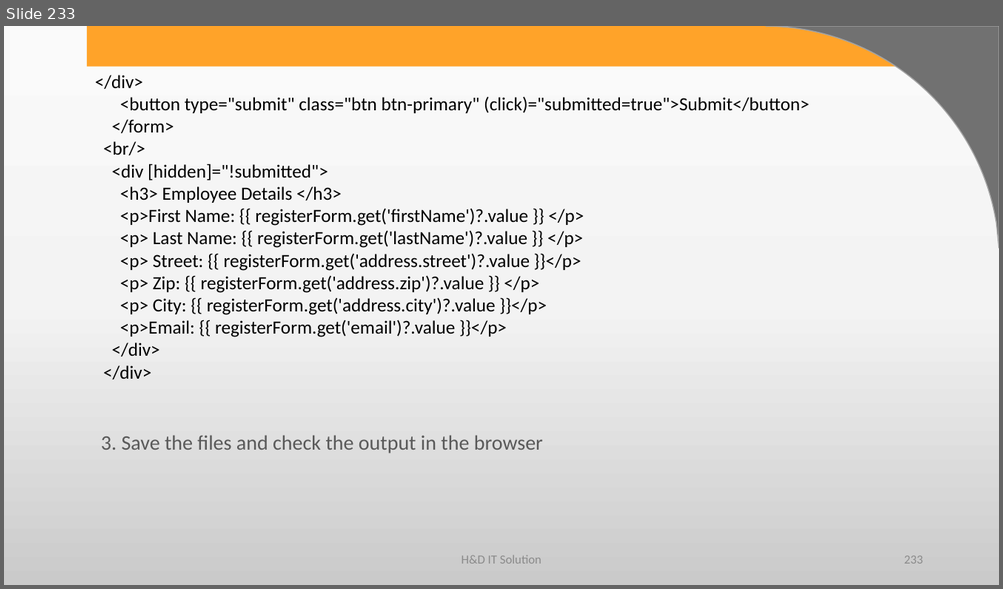
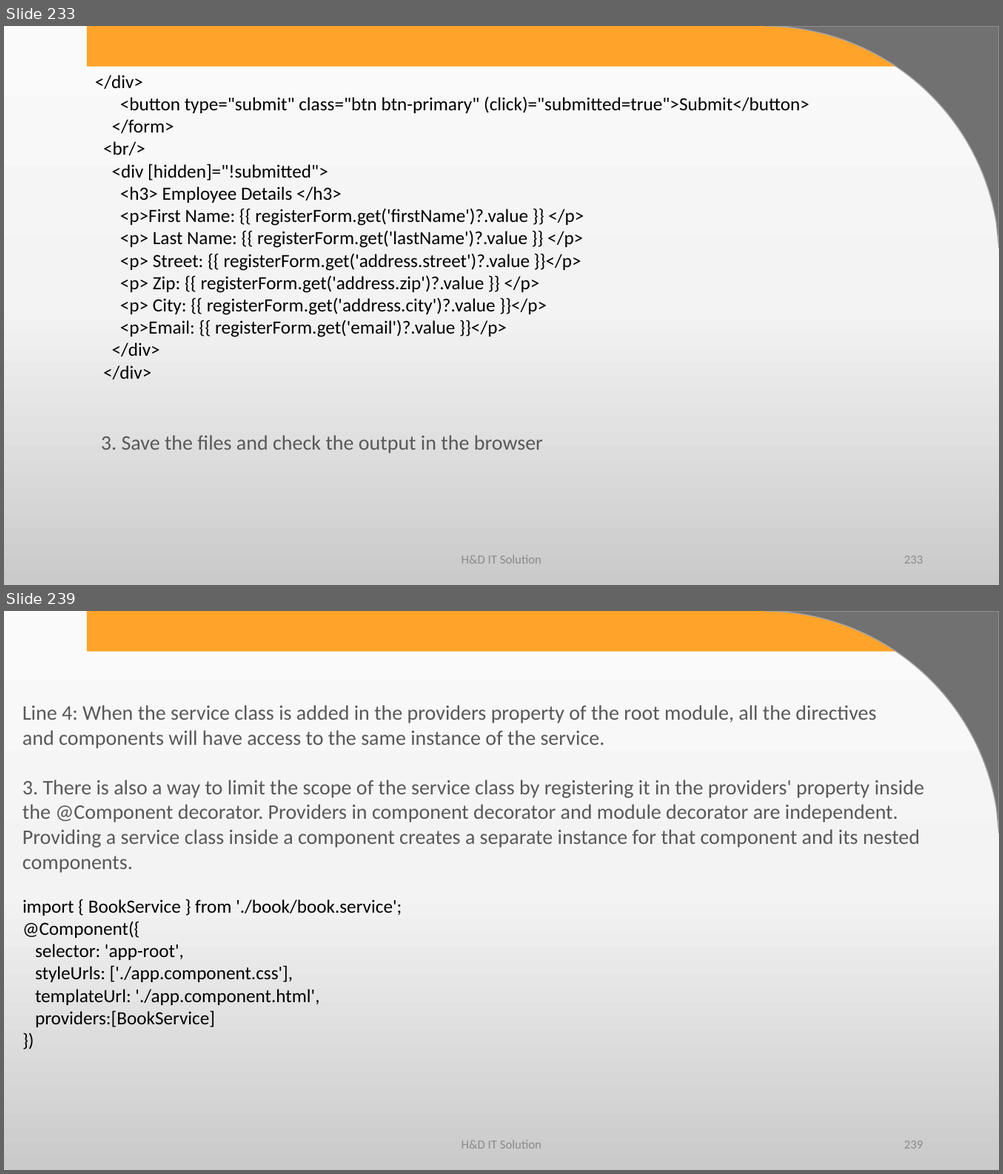
Before and after one commit to harshadasawant/forms, a slide deck: ppt/ANGULAR.pptx. Shown one above the other, each under a label of ours: slide 233 before the commit, slides 233 and 239 after it; the slides between them are not shown. The pictures are 1003x589 and 1003x1174 pixels, drawn with LibreOffice and Linux fonts; fonts in the diff are those of the drawing; background and template pictures are left out. Boxes give left, top, right and bottom in pixels: in the first picture for what was removed or moved away, otherwise in the second. Text is boxed around its words. In the diff, an @@ line names an element or a change of style, - is before the commit and + after.

Commit message:
added service

```diff
--- a/ppt/ANGULAR.pptx
+++ b/ppt/ANGULAR.pptx
@@ slide 239 added at (4, 611, 999, 1170), background gradient #FBFBFB to #F4F4F4 to #CBCBCB; not listed: 2 template elements that a slide beside it also shows @@
@@ text added at (22, 705, 924, 873), 20 pt, text #595959 @@
+Line 4: When the service class is added in the providers property of the root module, all the directives and components will have access to the same instance of the service.
+3. There is also a way to limit the scope of the service class by registering it in the providers' property inside the @Component decorator. Providers in component decorator and module decorator are independent. Providing a service class inside a component creates a separate instance for that component and its nested components.
@@ text added at (22, 900, 401, 1028), 18 pt, text #000000 @@
+import { BookService } from './book/book.service';
+@Component({
+selector: 'app-root',
+styleUrls: ['./app.component.css'],
+templateUrl: './app.component.html',
+providers:[BookService]
+})
@@ text added at (461, 1141, 541, 1149), 12 pt, text #8C8C8C @@
+H&D IT Solution
@@ page number added at (904, 1141, 922, 1149), 12 pt, text #8C8C8C @@
+239
```
Also in this commit, not shown: 25 other slides added, 12 other files.
